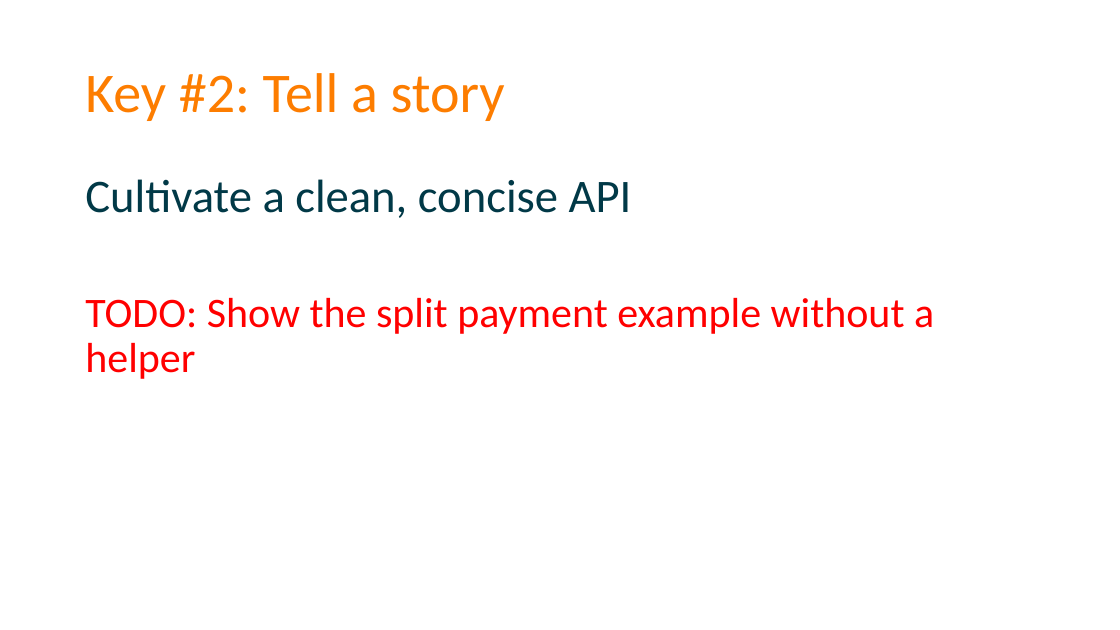
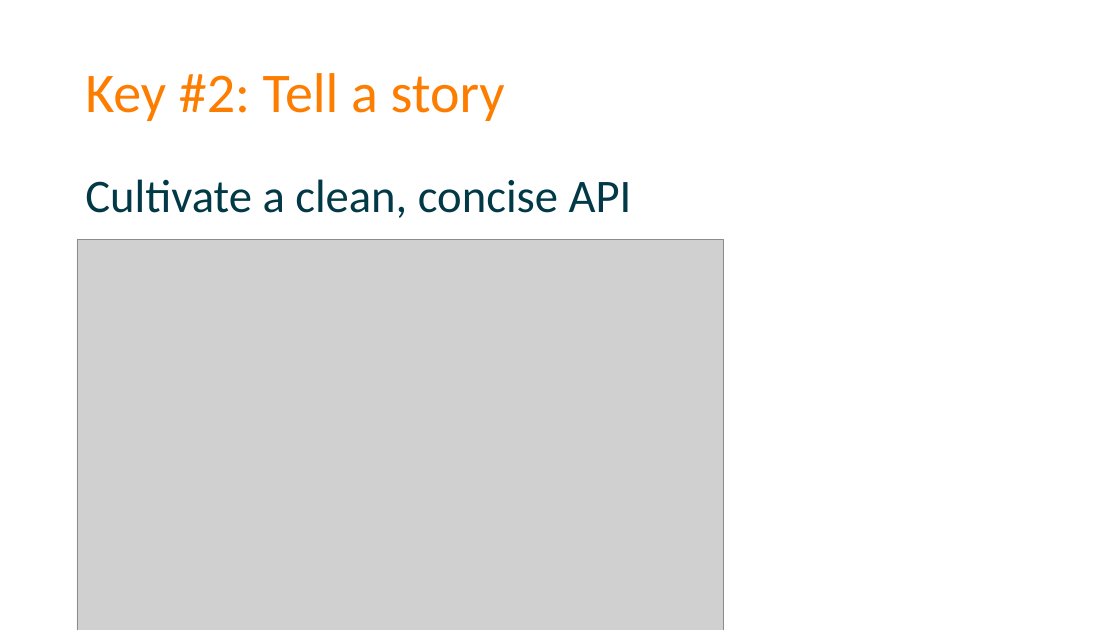
Before and after one commit to spetryjohnson/Talk-Patterns_of_Effective_Test_Setup, a slide deck: slide 65 of POETS - CodeMash 2017.pptx. Drawn at 1120x630 pixels with LibreOffice and Linux fonts; fonts in the diff are those of the drawing; grey boxes stand for pictures. Boxes give left, top, right and bottom in pixels: in the first picture for what was removed or moved away, otherwise in the second. Text is boxed around its words. In the diff, an @@ line names an element or a change of style, - is before the commit and + after.

```diff
--- a/POETS - CodeMash 2017.pptx
+++ b/POETS - CodeMash 2017.pptx
@@ picture added at bbox=[77, 239, 724, 630] @@
@@ text at bbox=[85, 298, 934, 379]: paragraph removed @@
-TODO: Show the split payment example without a helper
```
Also in this commit, not shown: 3 other slides changed, 1 slide removed, 4 other files.
